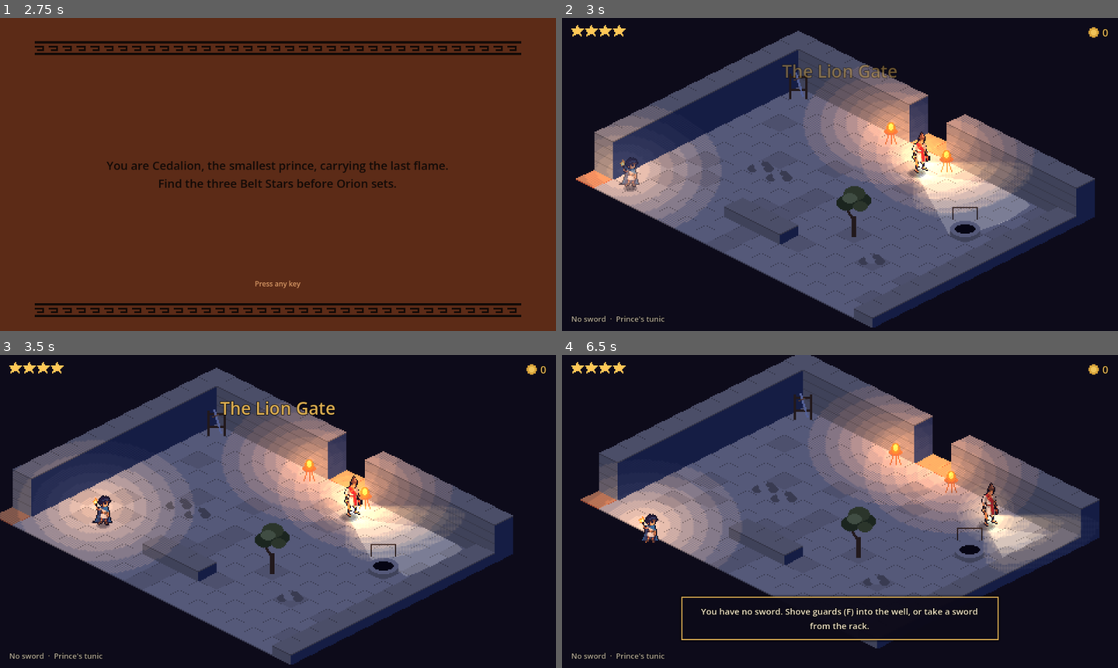
Above: before the commit, frames 1-4 (two rows, left to right).
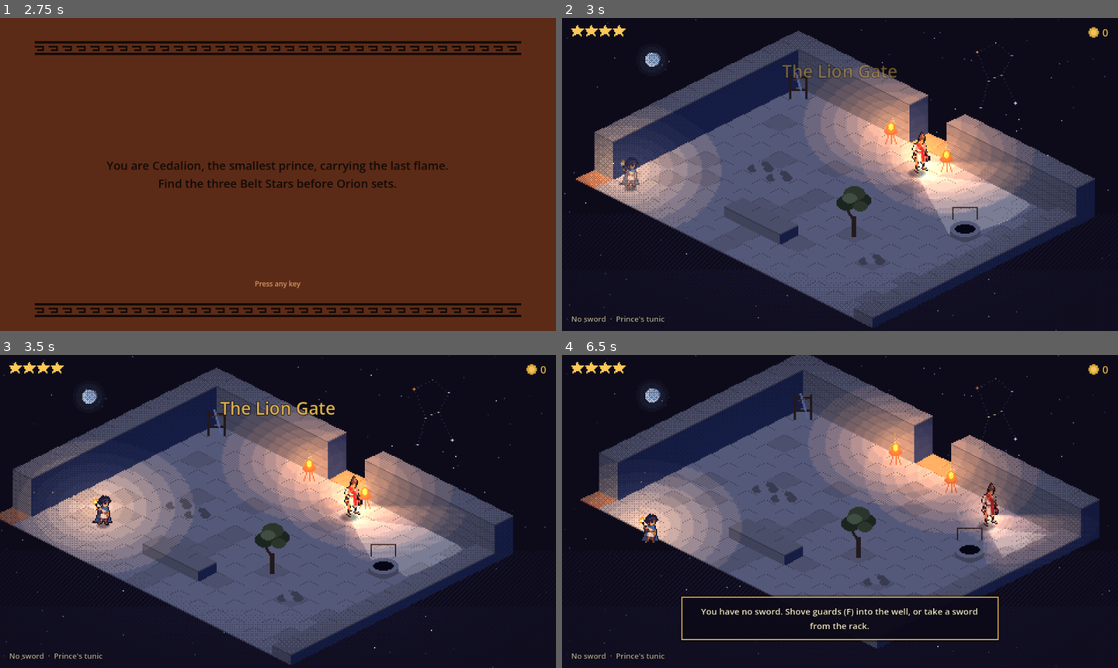
Above: after the commit, the same moments.

Repository: Adichapati/Orion
Game: Godot game, scene res://scenes/main.tscn
Two runs of this game, one before a commit and one after it. Both use one fixed random seed, a clock stepped at 60 frames per second and the inputs below.
Inputs (mouse positions are in pixels of both pictures, inside the frame that each line leads up to):
- Up to frame 1 (2.75 s): click "Begin the night" at 0.5 s; tap Enter at 1.25, 2 s; move the mouse to (400, 158) at 1.27 s; hold D (move_right) 1.28-2 s; hold Ctrl (run) 1.28-2 s; click (400, 158) at 1.42 s; tap Space (jump) at 1.52 s; drag from (166, 190) to (250, 237) at 2.02 s
- Up to frame 2 (3 s): tap Enter at 2.75 s; move the mouse to (895, 105) at 2.77 s; hold D (move_right) from 2.78 s (still down); hold Ctrl (run) from 2.78 s (still down); tap C (dodge) at 2.85 s; click (895, 105) at 2.92 s
- Up to frame 3 (3.5 s): keep holding D (move_right); keep holding Ctrl (run)
- Up to frame 4 (6.5 s): release D (move_right) at 3.5 s; release Ctrl (run) at 3.5 s; drag from (812, 574) to (673, 464) at 3.52 s; move the mouse to (1006, 558) at 4.27 s; hold A (move_left) 4.28-5 s; hold E (interact) 4.28-5 s; click (1006, 558) at 4.42 s; tap Space (jump) at 4.52 s; tap Ctrl (run) at 4.55 s; drag from (673, 464) to (756, 433) at 5.02 s; move the mouse to (867, 511) at 5.77 s; hold S (move_down) from 5.78 s (still down); hold Ctrl (run) from 5.78 s (still down); click (867, 511) at 5.92 s

Frame 1 is identical in both runs. In frame 2, 1.5% of the frame differs, in the area x 0-99%, y 0-100%; in frame 3, 1.6%; in frame 4, 1.8%.

Commit message:
Add the night sky with Orion, vignette, embers, moon motes and glinting water
Orion sinks across the sky as the run goes on. Guard lanterns are redder
and turn red on alert, so torch, moon and enemy light read apart.

Co-Authored-By: Claude Opus 5.5 <noreply@anthropic.com>

Diff:
--- a/data/guards/hoplite.tres
+++ b/data/guards/hoplite.tres
@@ -42,5 +42,5 @@
 drop_max = 20
 sprite_se = "hoplite_se"
 sprite_ne = "hoplite_ne"
-lantern_color = Color(1, 0.85, 0.55, 1)
+lantern_color = Color(1, 0.7, 0.46, 1)
 thrust_stun = 2.0
--- a/data/guards/spearman.tres
+++ b/data/guards/spearman.tres
@@ -41,5 +41,5 @@
 drop_max = 10
 sprite_se = "spearman_se"
 sprite_ne = "spearman_ne"
-lantern_color = Color(1, 0.72, 0.4, 1)
+lantern_color = Color(1, 0.55, 0.36, 1)
 thrust_stun = 1.2
--- a/data/guards/watchman.tres
+++ b/data/guards/watchman.tres
@@ -29,5 +29,5 @@
 drop_max = 5
 sprite_se = "watchman_se"
 sprite_ne = "watchman_ne"
-lantern_color = Color(1, 0.81, 0.48, 1)
+lantern_color = Color(1, 0.66, 0.42, 1)
 thrust_stun = 1.2
--- a/scripts/actors/guard.gd
+++ b/scripts/actors/guard.gd
@@ -805,7 +805,10 @@
 	sprite.flip_h = sd.x < 0.0
 	lantern_rot.rotation = atan2(sd.y * 2.0, sd.x)
 	lantern.texture_scale = sight_range() * 22.6 / 64.0
-	lantern.energy = 1.0 if state != S.STUNNED else 0.5
+	lantern.energy = 0.9 if state != S.STUNNED else 0.45
+	# Red is the enemy: an alert guard's lantern burns red.
+	var lc := type.lantern_color.lerp(Color(1.0, 0.28, 0.22), 0.6) if state == S.ALERT else type.lantern_color
+	lantern.color = lantern.color.lerp(lc, clampf(delta * 6.0, 0.0, 1.0))
 
 	var side := -1.0 if sprite.flip_h else 1.0
 	glint.position = Vector2(8.0 * side, -22.0 + sin(_phase_t * 30.0))
--- a/scripts/actors/player.gd
+++ b/scripts/actors/player.gd
@@ -57,6 +57,7 @@
 var body_node: Node2D
 var sprite: Sprite2D
 var torch: PointLight2D
+var torch_embers: CPUParticles2D
 var camera: ShakeCamera
 var life: Life
 
@@ -87,6 +88,8 @@
 	torch.scale = Vector2(1.0, 0.72)
 	torch.position = Vector2(6, -16)
 	body_node.add_child(torch)
+	torch_embers = Atmosphere.embers(5, 1.0)
+	body_node.add_child(torch_embers)
 	_flicker.frequency = 9.0
 	_flicker.seed = 3
 
@@ -645,6 +648,8 @@
 	# The torch is in his right hand: screen left when he faces SE, screen right when he faces NE.
 	var torch_x := -6.0 if front else 4.0
 	torch.position = Vector2(-torch_x if sprite.flip_h else torch_x, -16)
+	var flame := Vector2(-7, -23) if front else Vector2(3, -25)
+	torch_embers.position = Vector2(-flame.x if sprite.flip_h else flame.x, flame.y)
 
 	_noise_t += delta
 	var n := _flicker.get_noise_1d(_noise_t * 60.0)
--- /dev/null
+++ b/scripts/world/atmosphere.gd
@@ -0,0 +1,254 @@
+class_name Atmosphere
+extends RefCounted
+## The mood layer of a room: the night sky behind it (Orion is the clock), a dithered vignette,
+## torch and lamp embers, dust motes in the moonlight and glinting water. Everything is drawn in
+## whole pixels from the ORION palette.
+
+const NIGHT_0 := Color("0d0b1a")
+const NIGHT_1 := Color("1b1834")
+const NIGHT_2 := Color("2e3a5c")
+const MOON_0 := Color("7fa6d8")
+const MOON_1 := Color("cfe3ff")
+const FIRE_1 := Color("e0782c")
+const FIRE_2 := Color("ffc857")
+const FIRE_3 := Color("fff1c1")
+const POOL := Color("5fb3b0")
+
+## Rooms under a roof or underground show no stars.
+const ROOFED := ["storerooms", "cistern"]
+
+static var _dot: Texture2D
+static var _water_mat: ShaderMaterial
+static var _vignette_tex: Texture2D
+
+
+static func dot() -> Texture2D:
+	if _dot == null:
+		var img := Image.create(1, 1, false, Image.FORMAT_RGBA8)
+		img.set_pixel(0, 0, Color.WHITE)
+		_dot = ImageTexture.create_from_image(img)
+	return _dot
+
+
+static func unshaded() -> CanvasItemMaterial:
+	var m := CanvasItemMaterial.new()
+	m.light_mode = CanvasItemMaterial.LIGHT_MODE_UNSHADED
+	return m
+
+
+## Adds the sky (behind) and the vignette (in front) to a room.
+static func dress(room: Node2D, room_id: String) -> void:
+	var back := CanvasLayer.new()
+	back.layer = -10
+	back.name = "Sky"
+	room.add_child(back)
+	var sky := NightSky.new()
+	sky.stars = not (room_id in ROOFED)
+	back.add_child(sky)
+	var front := CanvasLayer.new()
+	front.layer = 3
+	front.name = "Vignette"
+	room.add_child(front)
+	var v := TextureRect.new()
+	v.texture = vignette_texture()
+	v.mouse_filter = Control.MOUSE_FILTER_IGNORE
+	v.size = Vector2(480, 270)
+	front.add_child(v)
+
+
+## A 480x270 vignette with ordered-dither alpha in three steps, so it stays pixel art.
+static func vignette_texture() -> Texture2D:
+	if _vignette_tex:
+		return _vignette_tex
+	var w := 480
+	var h := 270
+	var img := Image.create(w, h, false, Image.FORMAT_RGBA8)
+	var bayer := [0, 8, 2, 10, 12, 4, 14, 6, 3, 11, 1, 9, 15, 7, 13, 5]
+	for y in h:
+		for x in w:
+			var d := Vector2((x - w / 2.0) / (w / 2.0), (y - h / 2.0) / (h / 2.0)).length()
+			var k := clampf((d - 0.62) / 0.6, 0.0, 1.0)
+			var threshold: float = (bayer[(y % 4) * 4 + (x % 4)] + 0.5) / 16.0
+			var a := 0.0
+			if k > threshold:
+				a = 0.22 + 0.3 * k
+			img.set_pixel(x, y, Color(NIGHT_0, a))
+	_vignette_tex = ImageTexture.create_from_image(img)
+	return _vignette_tex
+
+
+## Rising sparks for a torch, lamp or brazier.
+static func embers(amount := 5, spread := 2.0) -> CPUParticles2D:
+	var p := CPUParticles2D.new()
+	p.texture = dot()
+	p.material = unshaded()
+	p.amount = amount
+	p.lifetime = 0.9
+	p.local_coords = false
+	p.emission_shape = CPUParticles2D.EMISSION_SHAPE_RECTANGLE
+	p.emission_rect_extents = Vector2(spread, 1.0)
+	p.direction = Vector2(0, -1)
+	p.spread = 25.0
+	p.gravity = Vector2(0, -18.0)
+	p.initial_velocity_min = 6.0
+	p.initial_velocity_max = 14.0
+	p.damping_min = 4.0
+	p.damping_max = 8.0
+	var g := Gradient.new()
+	g.set_color(0, FIRE_3)
+	g.set_color(1, Color(FIRE_1, 0.0))
+	g.add_point(0.35, FIRE_2)
+	p.color_ramp = g
+	p.z_index = 30
+	return p
+
+
+## Slow motes drifting through a pool of moonlight.
+static func motes(extent: Vector2, amount := 8) -> CPUParticles2D:
+	var p := CPUParticles2D.new()
+	p.texture = dot()
+	p.material = unshaded()
+	p.amount = amount
+	p.lifetime = 5.0
+	p.preprocess = 5.0
+	p.emission_shape = CPUParticles2D.EMISSION_SHAPE_RECTANGLE
+	p.emission_rect_extents = extent
+	p.direction = Vector2(0.3, -1)
+	p.spread = 40.0
+	p.gravity = Vector2(0, -1.5)
+	p.initial_velocity_min = 1.0
+	p.initial_velocity_max = 3.0
+	var g := Gradient.new()
+	g.set_color(0, Color(MOON_1, 0.0))
+	g.set_color(1, Color(MOON_1, 0.0))
+	g.add_point(0.3, Color(MOON_1, 0.55))
+	g.add_point(0.7, Color(MOON_0, 0.4))
+	p.color_ramp = g
+	p.z_index = 25
+	return p
+
+
+## A shared material that runs slow glints across water tiles (in screen pixels, so it lines up
+## across neighbouring tiles).
+static func water_material() -> ShaderMaterial:
+	if _water_mat:
+		return _water_mat
+	var sh := Shader.new()
+	sh.code = """shader_type canvas_item;
+uniform vec4 glint : source_color = vec4(0.373, 0.702, 0.690, 1.0);
+uniform vec4 crest : source_color = vec4(0.812, 0.890, 1.0, 1.0);
+void fragment() {
+	vec4 c = texture(TEXTURE, UV);
+	vec2 p = floor(FRAGCOORD.xy);
+	float w = sin(p.x * 0.31 + p.y * 0.83 + TIME * 1.5) * sin(p.x * 0.09 - p.y * 0.47 - TIME * 0.9);
+	if (c.a > 0.5 && w > 0.78) {
+		c.rgb = mix(c.rgb, glint.rgb, 0.7);
+	}
+	if (c.a > 0.5 && w > 0.95) {
+		c.rgb = crest.rgb;
+	}
+	COLOR = c;
+}"""
+	_water_mat = ShaderMaterial.new()
+	_water_mat.shader = sh
+	return _water_mat
+
+
+## Where Orion hangs: high in the east at the start of the run, low in the west at the end.
+static func orion_progress() -> float:
+	var rooms := maxf(1.0, float(Game.rooms.size()))
+	var into := clampf(Game.elapsed_seconds() / 900.0, 0.0, 1.0) if not Game.stats.is_empty() else 0.0
+	return clampf((Game.room_index + 0.5) / rooms * 0.8 + into * 0.2, 0.0, 1.0)
+
+
+class NightSky extends Node2D:
+	var stars := true
+	var _field: Array = []
+	var _t := 0.0
+	static var _bands: Texture2D
+
+	# Orion's main stars (x right, y down, in "units"; north is up): name, position, size, colour.
+	const ORION := [
+		["Betelgeuse", Vector2(-1.0, -1.6), 2, Color("e0782c")],
+		["Bellatrix", Vector2(1.0, -1.4), 1, Color("cfe3ff")],
+		["Meissa", Vector2(0.05, -2.15), 0, Color("cfe3ff")],
+		["Alnitak", Vector2(-0.38, 0.06), 1, Color("fff1c1")],
+		["Alnilam", Vector2(0.0, -0.1), 1, Color("fff1c1")],
+		["Mintaka", Vector2(0.36, -0.27), 1, Color("fff1c1")],
+		["Saiph", Vector2(-0.8, 1.6), 1, Color("cfe3ff")],
+		["Rigel", Vector2(1.15, 1.35), 2, Color("cfe3ff")],
+	]
+	const LINES := [[0, 2], [2, 1], [0, 3], [1, 5], [3, 4], [4, 5], [3, 6], [5, 7]]
+
+	func _ready() -> void:
+		if _bands == null:
+			# Bands of night, darkest at the top, the lower sky lifted by a dithered haze.
+			var img := Image.create(480, 270, false, Image.FORMAT_RGBA8)
+			img.fill(NIGHT_0)
+			for y in range(150, 270):
+				var k := (y - 150) / 120.0
+				for x in 480:
+					if ((x + y) % 4 == 0 and k > 0.15) or (k > 0.55 and (x + y) % 2 == 0):
+						img.set_pixel(x, y, NIGHT_1)
+			_bands = ImageTexture.create_from_image(img)
+		var rng := RandomNumberGenerator.new()
+		rng.seed = 7
+		for i in 150:
+			_field.append([Vector2(rng.randi_range(0, 520), rng.randi_range(0, 300)),
+					rng.randf(), rng.randf_range(0.6, 2.2)])
+
+	func _process(delta: float) -> void:
+		_t += delta
+		queue_redraw()
+
+	func _draw() -> void:
+		if not stars:
+			draw_rect(Rect2(0, 0, 480, 270), NIGHT_0)
+			return
+		draw_texture(_bands, Vector2.ZERO)
+		var cam := get_viewport().get_canvas_transform().origin
+		var shift := Vector2(roundf(cam.x * 0.04), roundf(cam.y * 0.04))
+		for s in _field:
+			var p: Vector2 = s[0] + shift
+			p = Vector2(fposmod(p.x, 500.0) - 10.0, fposmod(p.y, 290.0) - 10.0)
+			var tw := 0.5 + 0.5 * sin(_t * s[2] + s[1] * TAU)
+			var c := MOON_0 if s[1] < 0.8 else MOON_1
+			c.a = 0.25 + 0.5 * tw if s[1] < 0.8 else 0.6 + 0.4 * tw
+			draw_rect(Rect2(p.round(), Vector2.ONE), c)
+		# The moon, top left, with a soft halo.
+		var moon := Vector2(70, 34) + shift
+		for r in [14, 11]:
+			draw_circle(moon, r, Color(MOON_0, 0.06 if r == 14 else 0.08))
+		draw_circle(moon, 6, MOON_1)
+		draw_circle(moon + Vector2(2, -1), 5, Color(MOON_0, 0.55))
+		draw_rect(Rect2(moon + Vector2(-3, 1), Vector2(2, 1)), Color(MOON_0, 0.6))
+		# Orion sinks from high in the east toward the western horizon as the night runs out.
+		var k := Atmosphere.orion_progress()
+		# (Kept to the top right, which the rooms leave open.)
+		var centre := Vector2(lerpf(360.0, 440.0, k), lerpf(46.0, 120.0, k)) + shift
+		var unit := 15.0
+		var pts: Array = []
+		for st in ORION:
+			pts.append((centre + (st[1] as Vector2) * unit).round())
+		for l in LINES:
+			_dotted(pts[l[0]], pts[l[1]], Color(MOON_0, 0.22))
+		for i in ORION.size():
+			var st: Array = ORION[i]
+			var p: Vector2 = pts[i]
+			var c: Color = st[3]
+			var pulse := 0.8 + 0.2 * sin(_t * 1.7 + i)
+			match int(st[2]):
+				2:
+					draw_rect(Rect2(p - Vector2(1, 0), Vector2(3, 1)), Color(c, 0.7 * pulse))
+					draw_rect(Rect2(p - Vector2(0, 1), Vector2(1, 3)), Color(c, 0.7 * pulse))
+					draw_rect(Rect2(p, Vector2.ONE), Color(1, 1, 1, pulse))
+				1:
+					draw_rect(Rect2(p - Vector2(1, 0), Vector2(3, 1)), Color(c, 0.35 * pulse))
+					draw_rect(Rect2(p, Vector2.ONE), Color(c, pulse))
+				_:
+					draw_rect(Rect2(p, Vector2.ONE), Color(c, 0.8 * pulse))
+
+	func _dotted(a: Vector2, b: Vector2, c: Color) -> void:
+		var n := int(a.distance_to(b) / 3.0)
+		for i in range(1, n):
+			draw_rect(Rect2(a.lerp(b, float(i) / n).round(), Vector2.ONE), c)
--- a/scripts/world/room.gd
+++ b/scripts/world/room.gd
@@ -116,6 +116,7 @@
 	rebuild_paths()
 	player_spawn = _step_inside(player_spawn)
 	checkpoint = player_spawn
+	Atmosphere.dress(self, id)
 
 
 ## The entrance door sits in the wall line, where walls hide the player; start one tile inside.
@@ -175,15 +176,15 @@
 			_add_floor_sprite(c, Art.tile_sprite("pit"))
 			_add_hazard(c)
 		"W":
-			_add_floor_sprite(c, Art.tile_sprite("water_deep"))
+			_add_floor_sprite(c, _water("water_deep"))
 			_add_hazard(c)
 		"p":
-			_add_floor_sprite(c, Art.tile_sprite("water_deep"))
+			_add_floor_sprite(c, _water("water_deep"))
 			var stone := Art.block_sprite("stepping_stone")
 			stone.position = cell_center(c)
 			floor_layer.add_child(stone)
 		"~":
-			_add_floor_sprite(c, Art.tile_sprite("water_shallow"))
+			_add_floor_sprite(c, _water("water_shallow"))
 		"x":
 			var s := Art.tile_sprite("floor_cracked_%d" % _rng.randi_range(0, 2))
 			_add_floor_sprite(c, s)
@@ -200,6 +201,12 @@
 				_add_floor_sprite(c, Art.block_sprite("raised"))
 			else:
 				_add_floor_sprite(c, Art.tile_sprite("floor_marble_dark" if _rng.randf() < 0.14 else "floor_marble"))
+
+
+func _water(name: String) -> Sprite2D:
+	var s := Art.tile_sprite(name)
+	s.material = Atmosphere.water_material()
+	return s
 
 
 func _wall_is_tall(c: Vector2i) -> bool:
@@ -244,6 +251,9 @@
 				lamp.position = Vector2(-6, -22 if tall else -8)
 				body.add_child(lamp)
 				_add_light(body, Vector2(-3, -24 if tall else -10), Color(1.0, 0.62, 0.3), 0.95, 76.0)
+				var sparks := Atmosphere.embers(3, 1.0)
+				sparks.position = Vector2(-5, -30 if tall else -16)
+				body.add_child(sparks)
 		"o":
 			var col := Art.feet_sprite("column", 4)
 			col.position.y = -lift
@@ -274,6 +284,9 @@
 		"B":
 			body.add_child(Art.feet_sprite("brazier", 2))
 			_add_light(body, Vector2(0, -16), Color(1.0, 0.6, 0.28), 1.05, 88.0)
+			var sparks := Atmosphere.embers(6, 3.0)
+			sparks.position = Vector2(0, -18)
+			body.add_child(sparks)
 		"K":
 			var rack := Art.feet_sprite("weapon_rack", 3)
 			body.add_child(rack)
@@ -435,8 +448,12 @@
 			var holder := Node2D.new()
 			holder.position = centre
 			add_child(holder)
-			var l := _add_light(holder, Vector2.ZERO, Color(0.55, 0.68, 1.0), 0.75, 22.0 + 12.0 * sqrt(group.size()))
+			var l := _add_light(holder, Vector2.ZERO, Color(0.55, 0.68, 1.0), 0.9, 22.0 + 12.0 * sqrt(group.size()))
 			l.scale = Vector2(1.0, 0.5)
+			var r := sqrt(group.size()) * 9.0
+			var dust := Atmosphere.motes(Vector2(r, r * 0.5 + 6.0), 4 + group.size())
+			dust.position = Vector2(0, -10)
+			holder.add_child(dust)
 
 
 ## One Guard per entry in rooms.json's "guards" list. Counts them once per visit for Dawn Rank.
Not shown, added: scripts/world/atmosphere.gd.uid
Not shown, changed: docs/dev/POLISH.md
